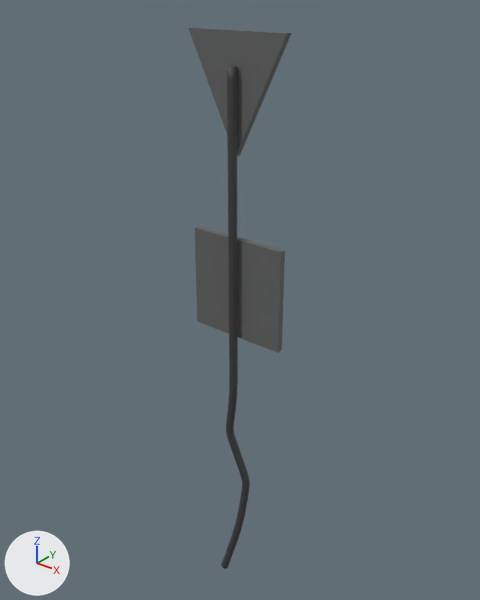
The glTF model Assets/3D_Models/Traffic signs.glb, before and after one commit.
Camera for both pictures: a camera (50 mm lens) standing at (1.78, -2.17, 3.06) and looking at (-0.04, 0.1, 1.65). Arrows for +X, +Y and +Z are at lower left; the lights stay in place. Where no turn or scale is listed for an object, it has been applied to the vertices. Vertices at the same position are counted once.

Objects in the first picture: 'Spline 3D', 'Square Sign', 'Triangle Sign 2'.
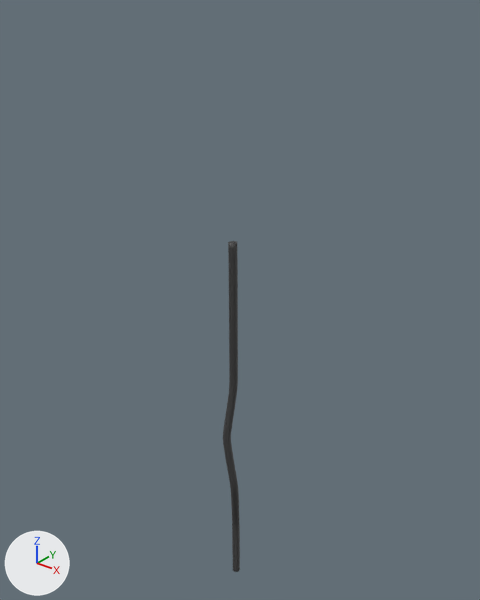
What differs and where, as boxes [x1, y1, x2, y2] in the pictures (480 x 600 px):
'Square Sign', deleted
    before: [195, 226, 285, 353]
'Triangle Sign 2', deleted
    before: [188, 27, 292, 156]
'Spline 3D', reshaped (40% narrower, 34% shorter)
    before: [221, 66, 250, 569]
    after: [223, 241, 240, 572]

The change in detail:
me_spline_3d is used by ob_spline_3d; location (-0.005, -0.01, 0.0).
me_spline_3d had 616 vertices, 1228 faces and spanned x -0.06..0.08, y -0.05..0.07, z -0.02..2.74.
me_spline_3d now has 616 vertices, 1228 faces and spans x -0.02..0.06, y -0.06..0.05, z -0.01..1.99.
me_spline_3d part 1: 605 of 616 vertices moved; they spanned x -0.06..0.08, y -0.05..0.07, z -0.02..2.74 and now span x -0.02..0.06, y -0.06..0.05, z -0.01..1.99; mean shift (0.0, -0.02, -0.08); largest move (0.01, -0.01, 2.74) -> (0.01, -0.01, 1.99).
Object 'Triangle Sign 2' (ob_triangle_sign_2) is deleted.
Object 'Square Sign' (ob_square_sign) is deleted.
